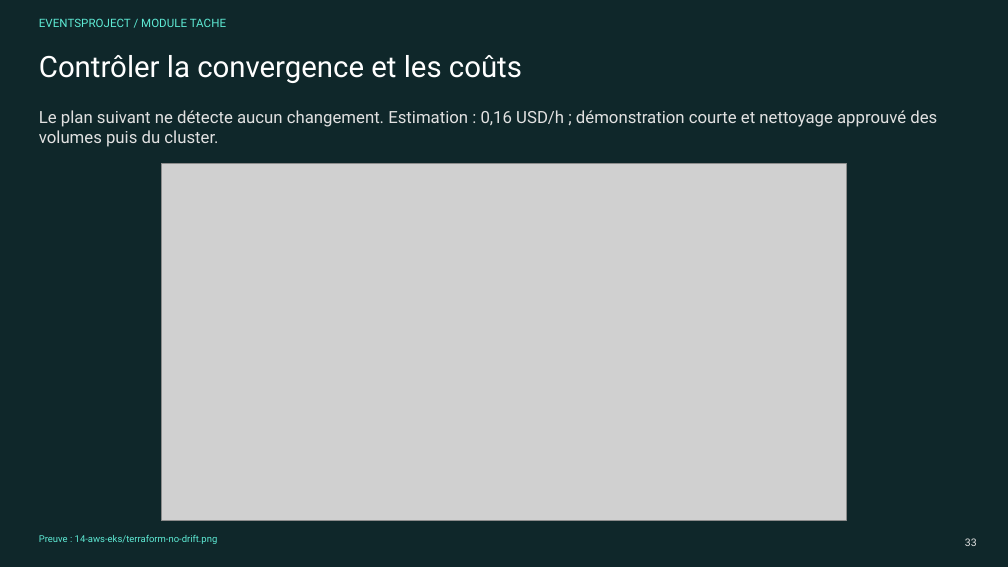
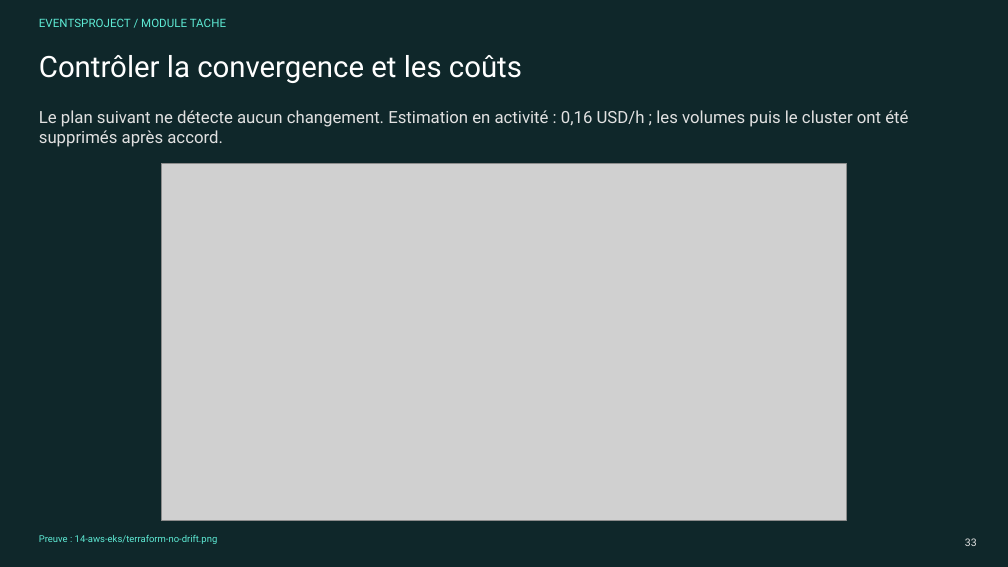
Before and after one commit to mhbxii/pipeline_devops_igl5, a slide deck: slide 33 of docs/presentation/eventsProject-Tache-AWS-EKS.pptx. Drawn at 1008x567 pixels with LibreOffice and Linux fonts; fonts in the diff are those of the drawing; grey boxes stand for pictures. Boxes give left, top, right and bottom in pixels: in the first picture for what was removed or moved away, otherwise in the second. Text is boxed around its words. In the diff, an @@ line names an element or a change of style, - is before the commit and + after.

```diff
--- a/docs/presentation/eventsProject-Tache-AWS-EKS.pptx
+++ b/docs/presentation/eventsProject-Tache-AWS-EKS.pptx
@@ text at (39,110,908,147): text changed @@
-Le plan suivant ne détecte aucun changement. Estimation : 0,16 USD/h ; démonstration courte et nettoyage approuvé des volumes puis du cluster.
+Le plan suivant ne détecte aucun changement. Estimation en activité : 0,16 USD/h ; les volumes puis le cluster ont été supprimés après accord.
```
Also in this commit, not shown: 1 slide added, 36 other files.
